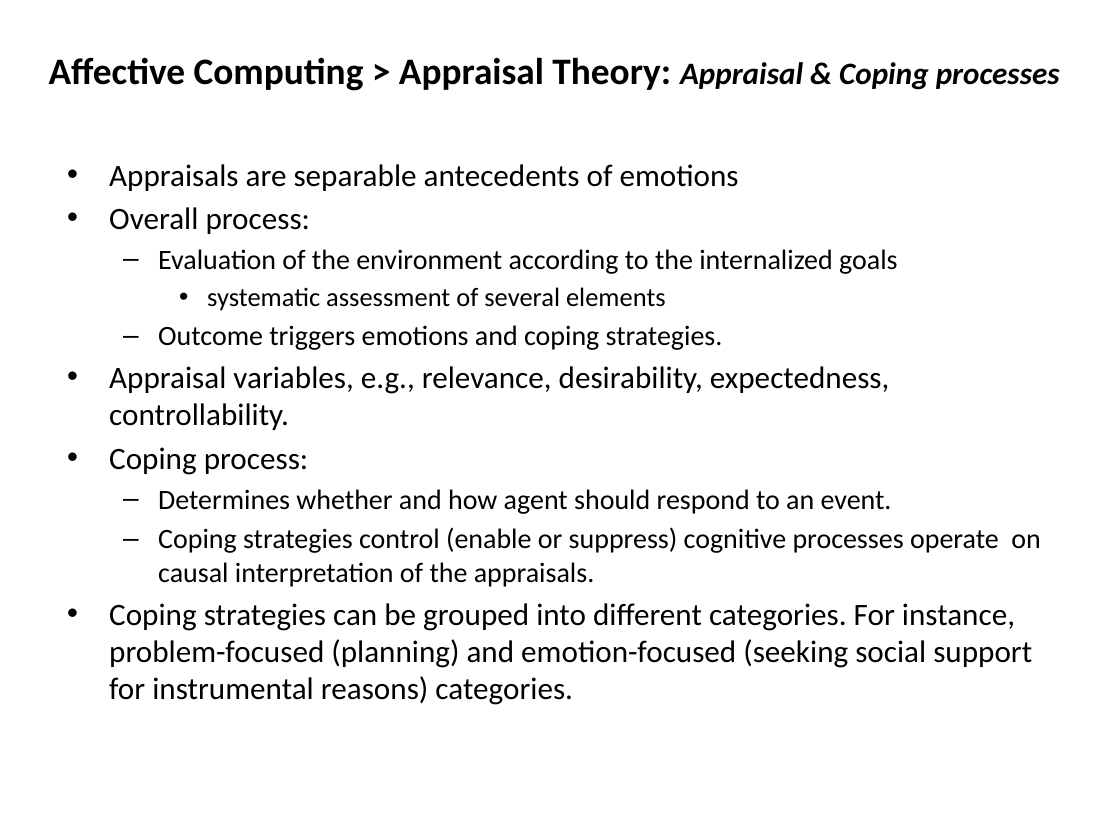
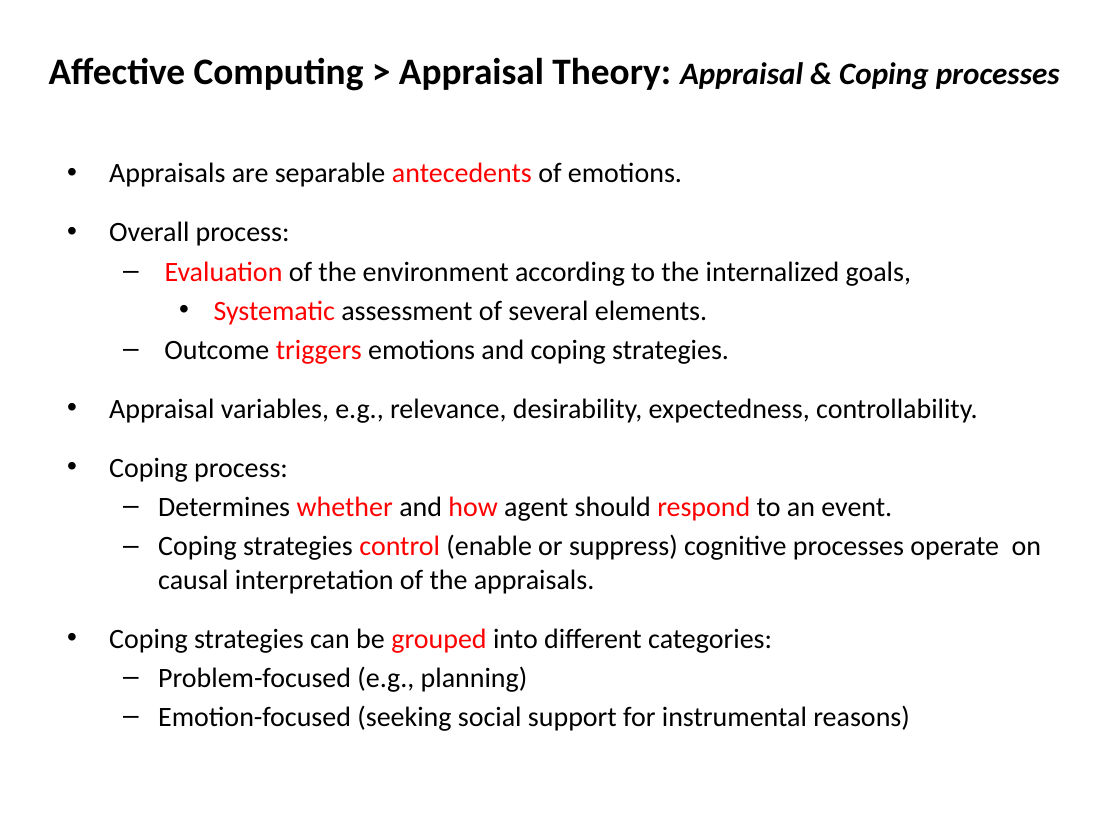
Before and after one commit to mshayganfar/CompExam1, a slide deck: slide 16 of presentation/PhD-comprehensive-exam-2.pptx. Drawn at 1120x840 pixels with LibreOffice and Linux fonts; fonts in the diff are those of the drawing. Boxes give left, top, right and bottom in pixels: in the first picture for what was removed or moved away, otherwise in the second. Text is boxed around its words. In the diff, an @@ line names an element or a change of style, - is before the commit and + after.

```diff
--- a/presentation/PhD-comprehensive-exam-2.pptx
+++ b/presentation/PhD-comprehensive-exam-2.pptx
@@ text at (109,162,682,187): text changed; size 20 to 18 pt @@
-• Appraisals are separable antecedents of emotions
+• Appraisals are separable antecedents of emotions.
@@ text at (109,221,1041,594): size 20 to 18 pt in "Overall process:", "Appraisal variables, e.g., relevance, desirability, expected ...", "Coping process:"; text colour #000000 to #FF0000 in "triggers", "whether how respond", "control" @@
@@ text at (165,261,911,325): text changed @@
-  – Evaluation of the environment according to the internalized goals
-    • systematic assessment of several elements
+  – Evaluation of the environment according to the internalized goals,
+    • Systematic assessment of several elements.
@@ text at (109,628,910,731): text changed; size 20 to 18 pt @@
-• Coping strategies can be grouped into different categories. For instance, problem-focused (planning) and emotion-focused (seeking social support for instrumental reasons) categories.
+• Coping strategies can be grouped into different categories:
+  – Problem-focused (e.g., planning)
+  – Emotion-focused (seeking social support for instrumental reasons)
```
Also in this commit, not shown: 9 other slides changed.
